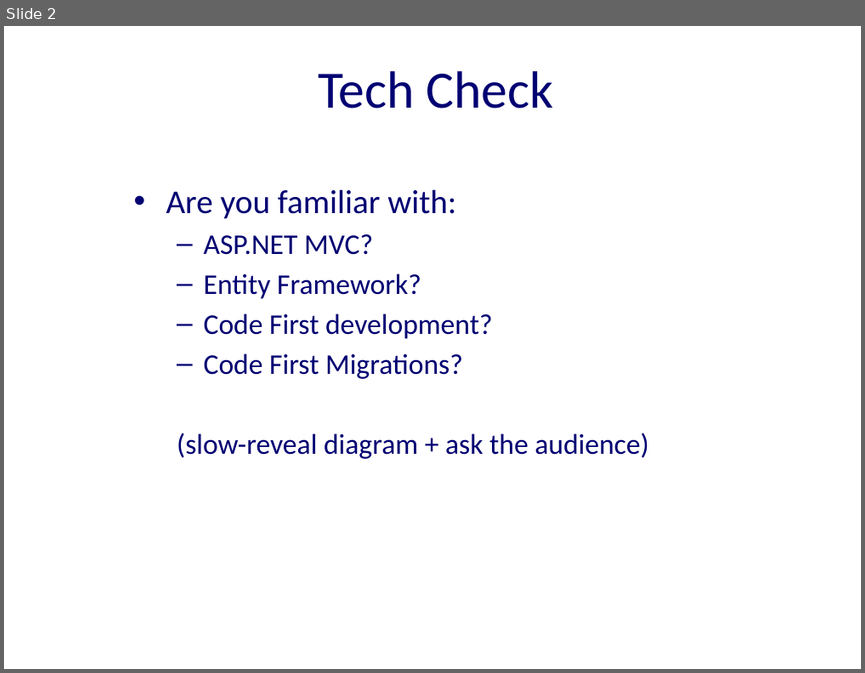
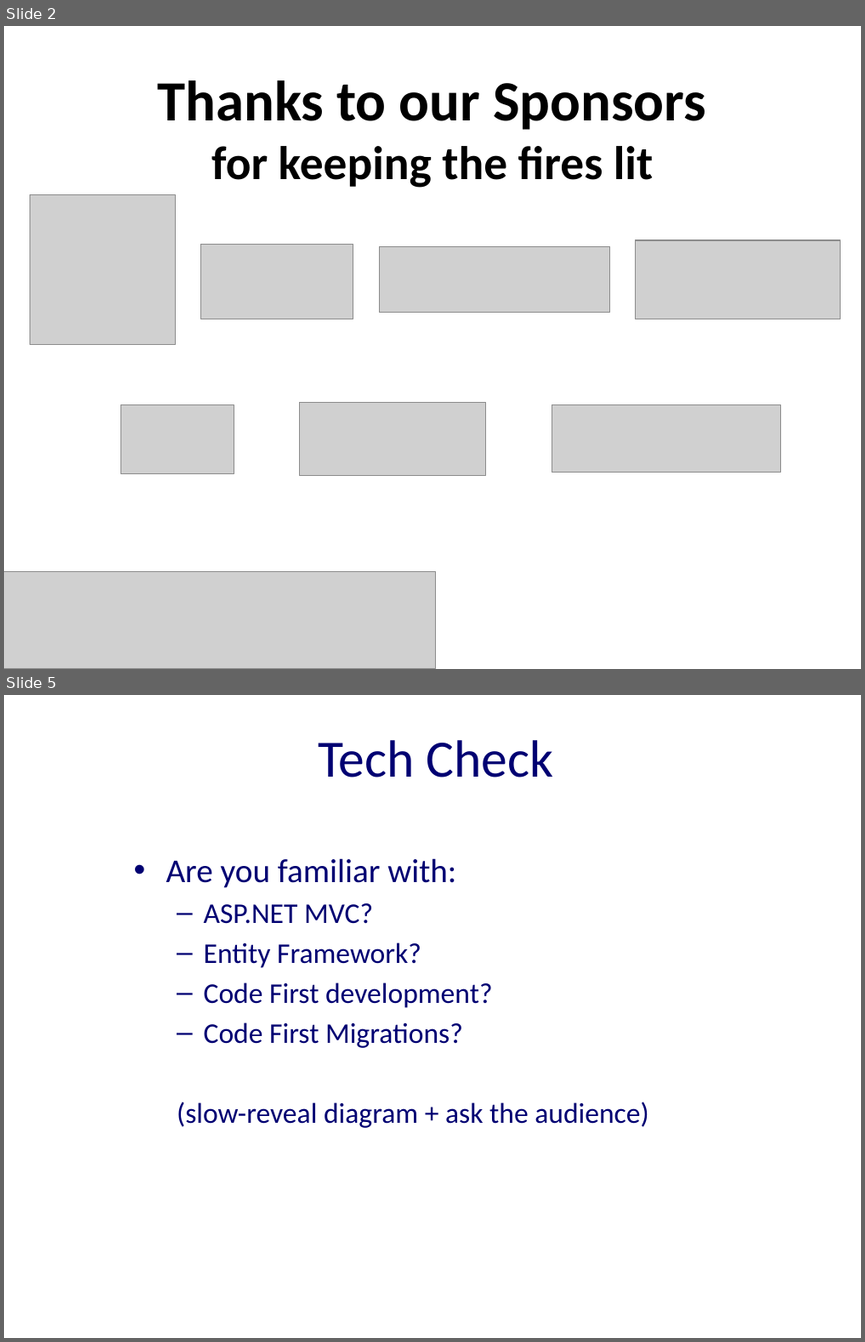
Before and after one commit to excellalabs/ExcellaLean, a slide deck: _presentations/CodeFirstMigrations.pptx. Shown one above the other, each under a label of ours: slide 2 before the commit, slides 2 and 5 after it; the slides between them are not shown. The pictures are 865x673 and 865x1342 pixels, drawn with LibreOffice and Linux fonts; fonts in the diff are those of the drawing; grey boxes stand for pictures; background and template pictures are left out. Boxes give left, top, right and bottom in pixels: in the first picture for what was removed or moved away, otherwise in the second. Text is boxed around its words. In the diff, an @@ line names an element or a change of style, - is before the commit and + after.

```diff
--- a/_presentations/CodeFirstMigrations.pptx
+++ b/_presentations/CodeFirstMigrations.pptx
@@ slide 2 added at [4, 26, 861, 669], background #FFFFFF @@
@@ title added at [157, 80, 706, 188], 39.6 pt, text #000000, bold @@
+Thanks to our Sponsors
+for keeping the fires lit
@@ picture added at [30, 195, 177, 345] @@
@@ picture added at [201, 244, 352, 319] @@
@@ picture added at [380, 247, 610, 313] @@
@@ picture added at [636, 240, 840, 319] @@
@@ picture added at [120, 405, 234, 474] @@
@@ picture added at [300, 403, 485, 475] @@
@@ picture added at [551, 405, 780, 471] @@
@@ picture added at [4, 571, 436, 669] @@
@@ what was slide 2 is now slide 5 @@
```
Also in this commit, not shown: 1 slide changed, 8 other slides added, 1 slide removed.
